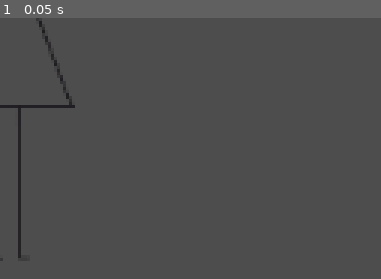
Above: before the commit, frame 1.
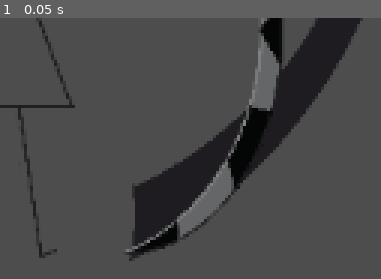
Above: after the commit, the same moment.

Repository: lichen63/godot-games
Game: Godot game, scene res://player/player.tscn
Two runs of this game, one before a commit and one after it. Both use one fixed random seed, a clock stepped at 60 frames per second and the inputs below. The project has no main scene, so this scene is started directly.
Inputs:
- Up to frame 1 (0.05 s): no input

The runs differ from the first frame. In frame 1, 17% of the frame differs, in the area x 4-96%, y 0-94%.

Commit message:
update player scene

Diff:
--- a/wind_stride/player/player.tscn
+++ b/wind_stride/player/player.tscn
@@ -1,7 +1,24 @@
-[gd_scene load_steps=4 format=3 uid="uid://wa8ln3c6faqa"]
+[gd_scene load_steps=21 format=3 uid="uid://wa8ln3c6faqa"]
 
 [ext_resource type="Texture2D" uid="uid://bei48rq6tooi7" path="res://assets/images/player/player-stand-1.png" id="1_8n3ef"]
 [ext_resource type="Texture2D" uid="uid://bgfixedfy52xa" path="res://assets/images/player/player-stand-2.png" id="2_2ye31"]
+[ext_resource type="Texture2D" uid="uid://bt3l1rsooobut" path="res://assets/images/player/player-walk-1.png" id="3_jjmt5"]
+[ext_resource type="Texture2D" uid="uid://djgw2arbpyiej" path="res://assets/images/player/sword-1.png" id="3_yc8m5"]
+[ext_resource type="Texture2D" uid="uid://c53e16idbejp7" path="res://assets/images/player/player-walk-2.png" id="4_klnfw"]
+[ext_resource type="Texture2D" uid="uid://djx2f285lwynb" path="res://assets/images/player/attack-1-1.png" id="4_kmk8y"]
+[ext_resource type="Texture2D" uid="uid://bmk3n5sc8ucg2" path="res://assets/images/player/player-walk-3.png" id="5_8ft1w"]
+[ext_resource type="Texture2D" uid="uid://l2w23rk00y6x" path="res://assets/images/player/attack-1-2.png" id="5_r8x40"]
+[ext_resource type="Texture2D" uid="uid://cbhjb4t4tydvb" path="res://assets/images/player/player-walk-4.png" id="6_rqkkv"]
+[ext_resource type="Texture2D" uid="uid://bdkv8v14j25om" path="res://assets/images/player/attack-1-3.png" id="6_sev2k"]
+[ext_resource type="Texture2D" uid="uid://bjd0rvu1hjnmc" path="res://assets/images/player/attack-1-4.png" id="7_6edo0"]
+[ext_resource type="Texture2D" uid="uid://ctjgp7o561o8g" path="res://assets/images/player/attack-1-5.png" id="8_ok4je"]
+[ext_resource type="Texture2D" uid="uid://dx2o86ewfdfel" path="res://assets/images/player/defend-1-1.png" id="9_4ligi"]
+[ext_resource type="Texture2D" uid="uid://c71fxjrhivcp2" path="res://assets/images/player/defend-1-2.png" id="10_ya610"]
+[ext_resource type="Texture2D" uid="uid://cx0l0hty4dpwb" path="res://assets/images/player/defend-1-3.png" id="11_8bqe0"]
+[ext_resource type="Texture2D" uid="uid://l4njsgoe4h5h" path="res://assets/images/player/defend-1-4.png" id="12_236ff"]
+
+[sub_resource type="RectangleShape2D" id="RectangleShape2D_y5mqo"]
+size = Vector2(61, 200)
 
 [sub_resource type="SpriteFrames" id="SpriteFrames_30qbx"]
 animations = [{
@@ -15,13 +32,93 @@
 "loop": true,
 "name": &"stand-1",
 "speed": 2.0
+}, {
+"frames": [{
+"duration": 1.0,
+"texture": ExtResource("3_jjmt5")
+}, {
+"duration": 1.0,
+"texture": ExtResource("4_klnfw")
+}, {
+"duration": 1.0,
+"texture": ExtResource("5_8ft1w")
+}, {
+"duration": 1.0,
+"texture": ExtResource("6_rqkkv")
+}],
+"loop": false,
+"name": &"walk-1",
+"speed": 10.0
 }]
 
-[node name="CharacterBody2D" type="CharacterBody2D"]
+[sub_resource type="SpriteFrames" id="SpriteFrames_vevjw"]
+animations = [{
+"frames": [{
+"duration": 1.0,
+"texture": ExtResource("4_kmk8y")
+}, {
+"duration": 1.0,
+"texture": ExtResource("5_r8x40")
+}, {
+"duration": 1.0,
+"texture": ExtResource("6_sev2k")
+}, {
+"duration": 1.0,
+"texture": ExtResource("7_6edo0")
+}, {
+"duration": 1.0,
+"texture": ExtResource("8_ok4je")
+}],
+"loop": false,
+"name": &"attack-1",
+"speed": 20.0
+}]
 
-[node name="CollisionShape2D" type="CollisionShape2D" parent="."]
+[sub_resource type="SpriteFrames" id="SpriteFrames_8mgbc"]
+animations = [{
+"frames": [{
+"duration": 1.0,
+"texture": ExtResource("9_4ligi")
+}, {
+"duration": 1.0,
+"texture": ExtResource("10_ya610")
+}, {
+"duration": 1.0,
+"texture": ExtResource("11_8bqe0")
+}, {
+"duration": 1.0,
+"texture": ExtResource("12_236ff")
+}],
+"loop": false,
+"name": &"defend-1",
+"speed": 20.0
+}]
 
-[node name="AnimatedSprite2D" type="AnimatedSprite2D" parent="."]
+[node name="Player" type="CharacterBody2D"]
+
+[node name="Collision" type="CollisionShape2D" parent="."]
+position = Vector2(3.5, 16)
+shape = SubResource("RectangleShape2D_y5mqo")
+
+[node name="BodyAnimation" type="AnimatedSprite2D" parent="."]
 sprite_frames = SubResource("SpriteFrames_30qbx")
-animation = &"stand-1"
-frame_progress = 0.082946
+animation = &"walk-1"
+frame = 3
+frame_progress = 1.0
+
+[node name="Sword" type="Sprite2D" parent="."]
+texture = ExtResource("3_yc8m5")
+
+[node name="AttackAnimation" type="AnimatedSprite2D" parent="."]
+position = Vector2(100, 0)
+sprite_frames = SubResource("SpriteFrames_vevjw")
+animation = &"attack-1"
+frame = 4
+frame_progress = 1.0
+
+[node name="DefendAnimation" type="AnimatedSprite2D" parent="."]
+position = Vector2(100, 0)
+sprite_frames = SubResource("SpriteFrames_8mgbc")
+animation = &"defend-1"
+frame = 3
+frame_progress = 1.0
